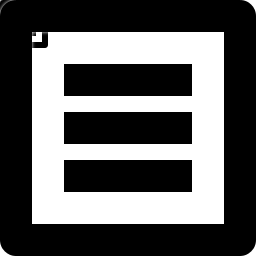
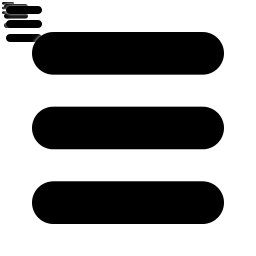
Layer changes from the first 256x256 image to the second:
painted on "アイコン #1" over [0, 0, 256, 256]
painted on "アイコン #5" over [0, 0, 256, 256]
painted on "アイコン #3" over [0, 0, 48, 48]
painted on "アイコン #6" over [0, 0, 48, 48]
painted on "アイコン #2" over [0, 0, 32, 32]
painted on "アイコン #7" over [0, 0, 32, 32]
painted on "アイコン #4" over [0, 0, 16, 16]
painted on "アイコン #8" over [0, 0, 16, 16]
